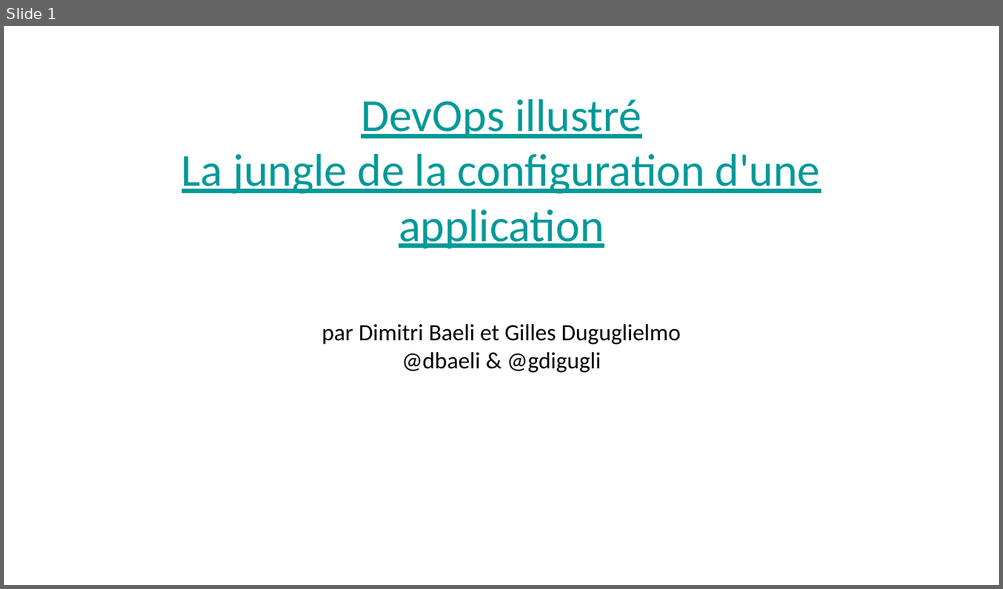
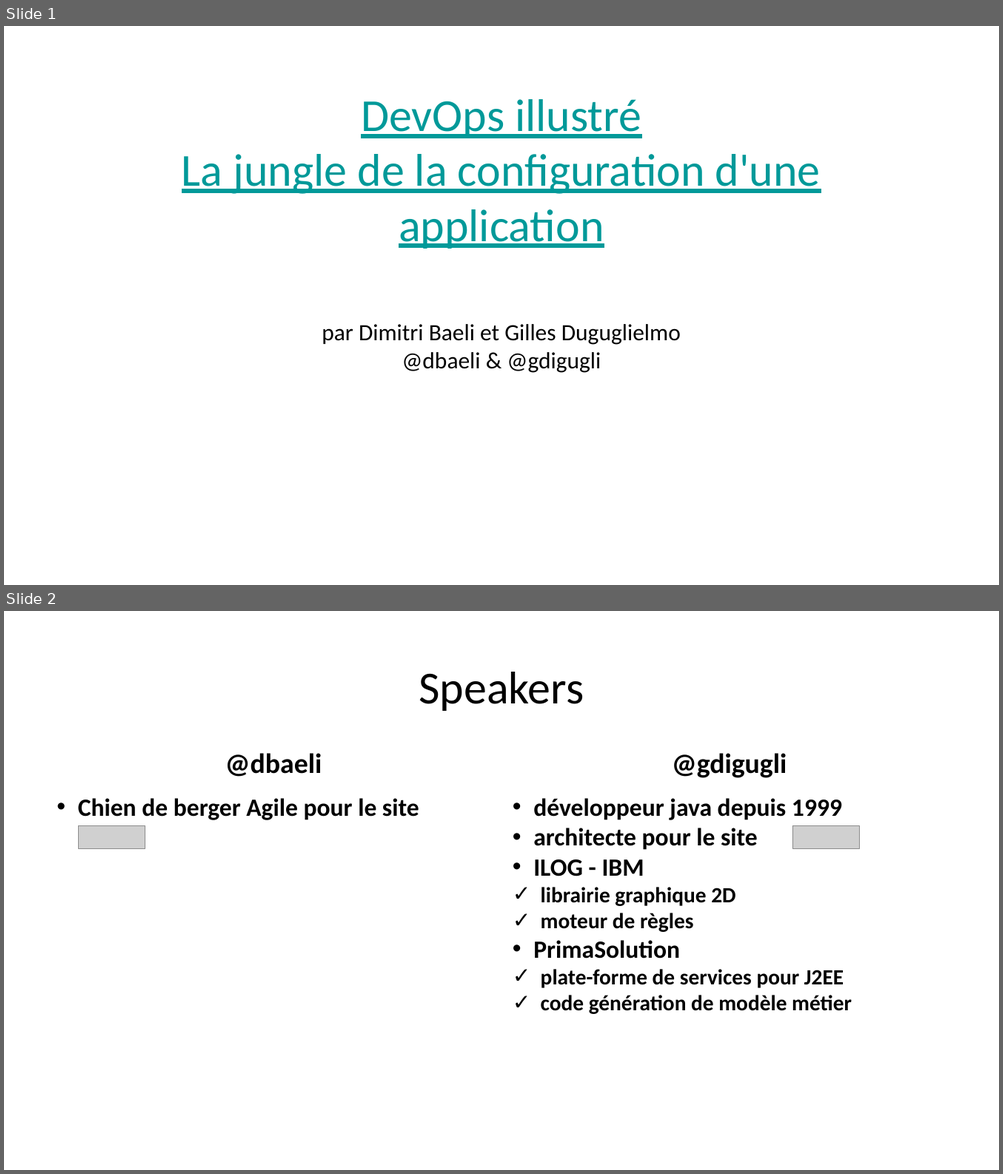
Before and after one commit to dbaeli/conf4j, a slide deck: Devops_Configuration_Jungle_Devoxx_FR_2012.pptx. Shown one above the other, each under a label of ours: slide 1 before the commit, slides 1 and 2 after it. The pictures are 1003x589 and 1003x1174 pixels, drawn with LibreOffice and Linux fonts; fonts in the diff are those of the drawing; grey boxes stand for pictures; background and template pictures are left out. Boxes give left, top, right and bottom in pixels: in the first picture for what was removed or moved away, otherwise in the second. Text is boxed around its words. In the diff, an @@ line names an element or a change of style, - is before the commit and + after.

```diff
--- a/Devops_Configuration_Jungle_Devoxx_FR_2012.pptx
+++ b/Devops_Configuration_Jungle_Devoxx_FR_2012.pptx
@@ slide 2 added at (4,611,999,1170), background picture (left out) @@
@@ title added at (418,672,583,711), 59 pt, text #000000 @@
+Speakers
@@ text added at (225,753,322,777), 36 pt, text #000000, bold @@
+@dbaeli
@@ text added at (671,753,787,778), 36 pt, text #000000, bold @@
+@gdigugli
@@ text added at (78,798,419,820), 32 pt, text #000000, bold @@
+• Chien de berger Agile pour le site
@@ text added at (533,798,851,1014), 28 pt, text #000000, bold @@
+• développeur java depuis 1999
+• architecte pour le site
+• ILOG - IBM
+  ✓ librairie graphique 2D
+  ✓ moteur de règles
+• PrimaSolution
+  ✓ plate-forme de services pour J2EE
+  ✓ code génération de modèle métier
@@ picture added at (79,826,145,849) @@
@@ picture added at (792,826,859,849) @@
@@ page number added at (975,1154,993,1170), 14 pt, text #FFFFFF @@
+2
```
Also in this commit, not shown: 2 slides changed, 11 other slides added, 12 slides removed, 5 other files.
